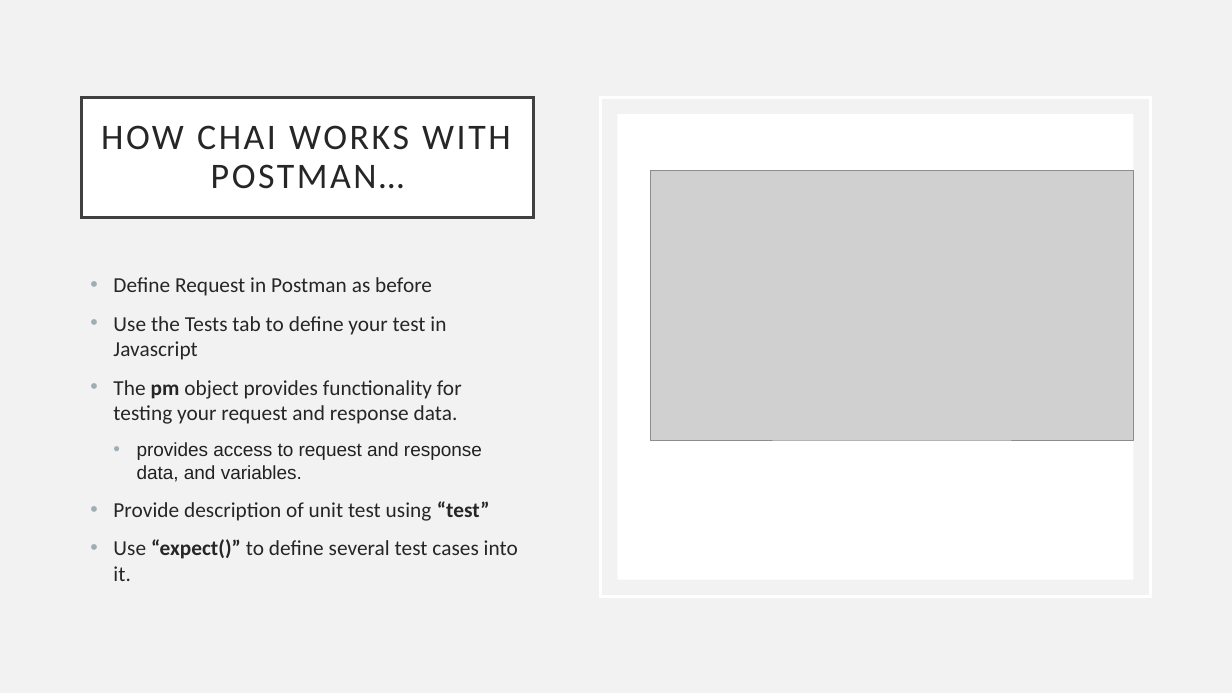
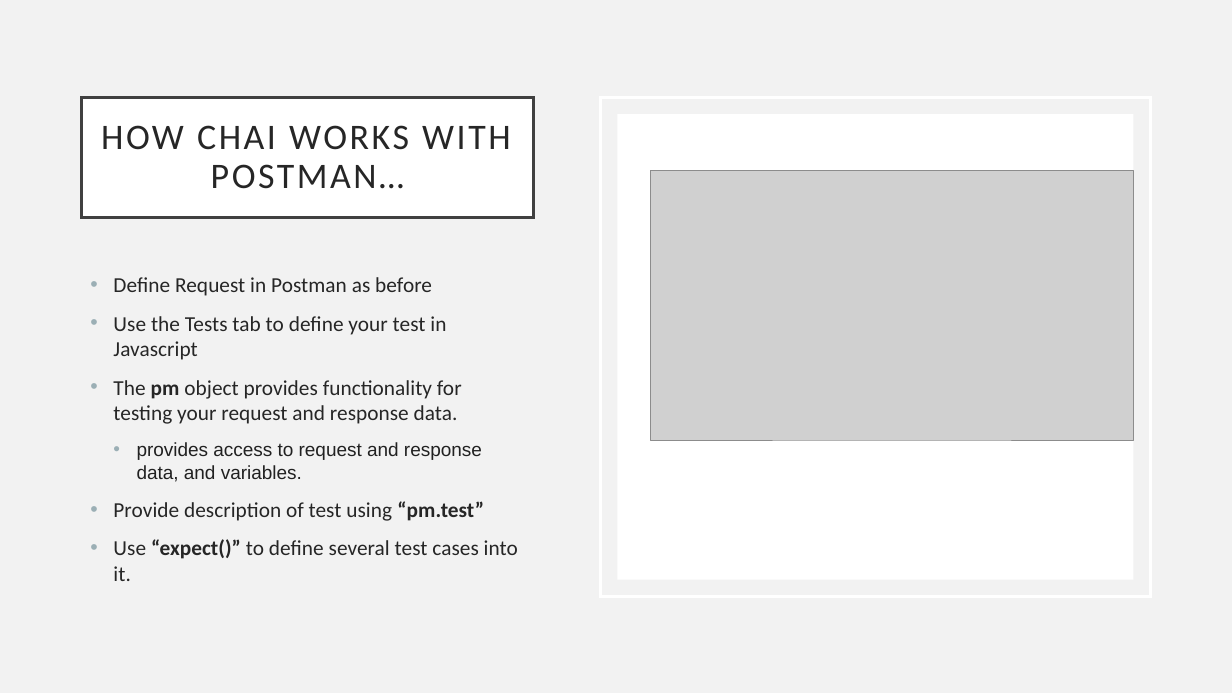
Before and after one commit to diarmuidoconnor/ewd-module-2025, a slide deck: slide 17 of topic12/talk-1/Testing-Web-APIs.pptx. Drawn at 1232x693 pixels with LibreOffice and Linux fonts; fonts in the diff are those of the drawing; grey boxes stand for pictures. Boxes give left, top, right and bottom in pixels: in the first picture for what was removed or moved away, otherwise in the second. Text is boxed around its words. In the diff, an @@ line names an element or a change of style, - is before the commit and + after.

```diff
--- a/topic12/talk-1/Testing-Web-APIs.pptx
+++ b/topic12/talk-1/Testing-Web-APIs.pptx
@@ text at <box>113,501,484,521</box>: text changed @@
-• Provide description of unit test using “test”
+• Provide description of test using “pm.test”
```
Also in this commit, not shown: 4 other slides changed, 6 other files.
